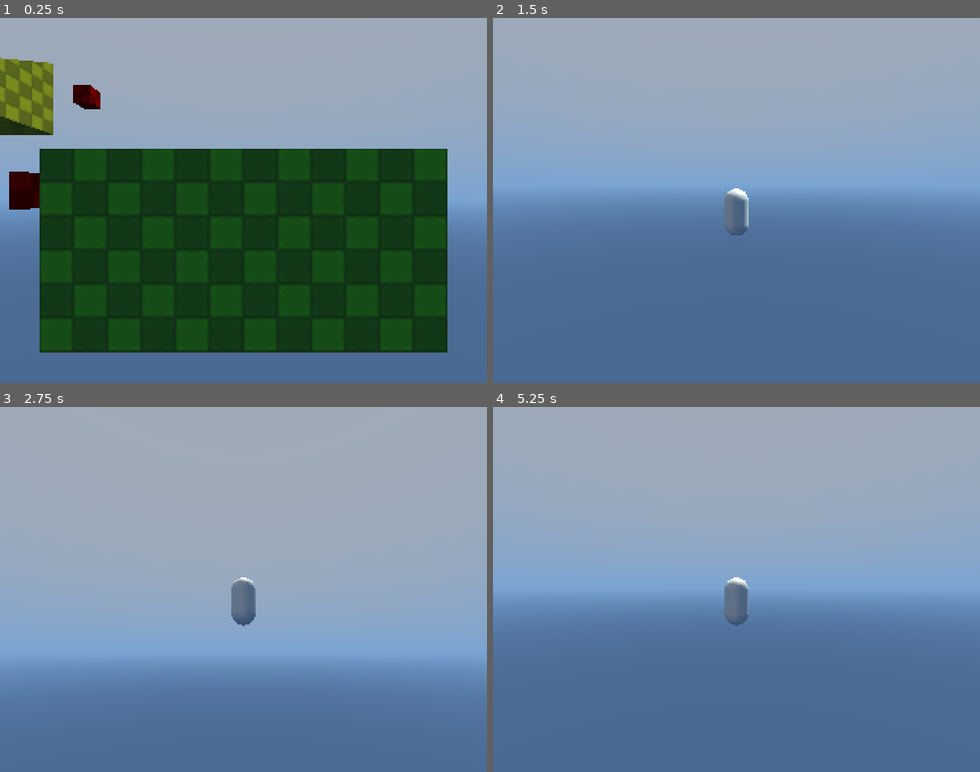
Above: before the commit, frames 1-4 (two rows, left to right).
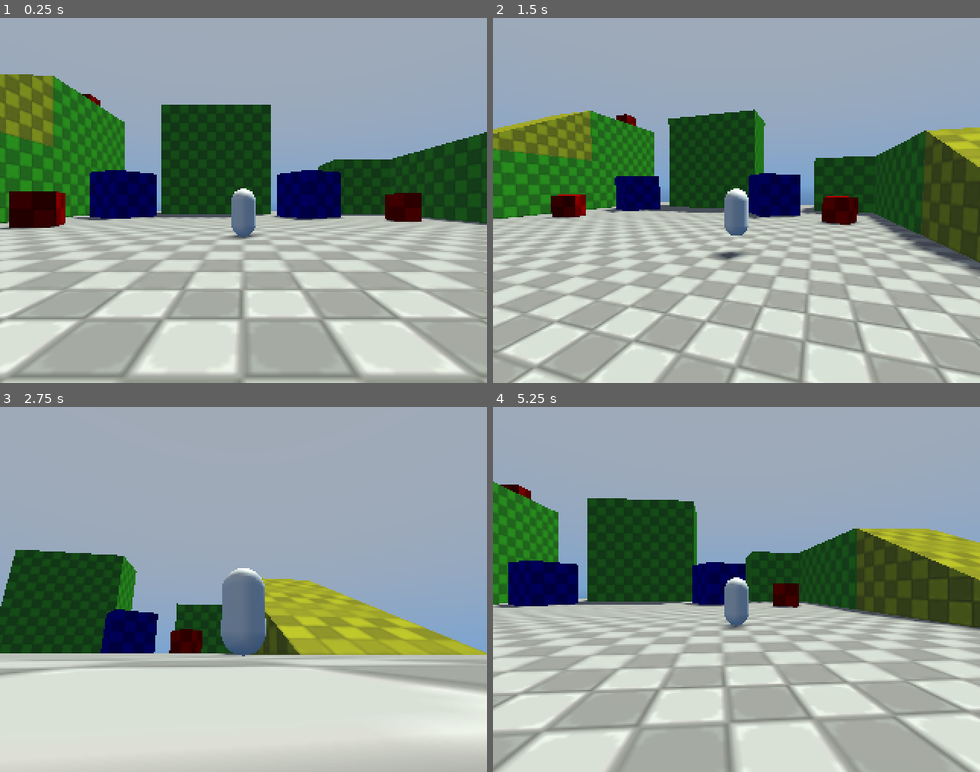
Above: after the commit, the same moments.

Repository: McInteractive23/Shard-Seaker
Game: Godot game, scene res://Levels/Dev Maps/Dev Playground/player_movement.tscn
The game is run twice, just before and just after one commit, with the same random seed, the same clock (stepped at 60 frames per second) and the same inputs.
Inputs (mouse positions are in pixels of both pictures, inside the frame that each line leads up to):
- Up to frame 1 (0.25 s): no input
- Up to frame 2 (1.5 s): move the mouse to (843, 182) at 0.52 s; hold D (Right) 0.53-1.28 s; hold Shift (Sprint) 0.53-1.28 s; click (843, 182) at 0.67 s; tap Space (Jump) at 0.77 s; move the mouse to (639, 218) at 1.27 s; hold S (Backward) from 1.28 s (still down); tap Shift (Sprint) at 1.35 s
- Up to frame 3 (2.75 s): tap Space (Jump) at 1.52 s; move the mouse to (292, 509) at 2.02 s; release S (Backward) at 2.03 s; hold D (Right) from 2.03 s (still down); hold Shift (Sprint) from 2.03 s (still down)
- Up to frame 4 (5.25 s): move the mouse to (712, 662) at 2.77 s; release D (Right) at 2.78 s; release Shift (Sprint) at 2.78 s; hold W (Forward) 2.78-3.53 s; tap Shift (Sprint) at 2.85, 4.35 s; click (712, 662) at 2.92 s; tap Space (Jump) at 3.02, 3.77, 4.52 s; move the mouse to (882, 644) at 3.52 s; hold Shift (Sprint) 3.53-4.28 s; hold A (Left) 3.53-5.03 s; move the mouse to (590, 534) at 4.27 s; move the mouse to (760, 589) at 5.02 s; hold S (Backward) from 5.03 s (still down); hold Shift (Sprint) from 5.03 s (still down); click (760, 589) at 5.17 s

The runs differ from the first frame. In frame 1, 65% of the frame differs, in the area x 0-100%, y 10-100%; in frame 2, 67%, in the area x 0-100%, y 25-100%; in frame 3, 49%; in frame 4, 66%.

Commit message:
Reverting fix

Diff:
--- a/Levels/Dev Maps/Dev Playground/player_movement.tscn
+++ b/Levels/Dev Maps/Dev Playground/player_movement.tscn
@@ -1,7 +1,6 @@
-[gd_scene load_steps=16 format=3 uid="uid://c2ecbnmtmkg4w"]
+[gd_scene load_steps=15 format=3 uid="uid://c2ecbnmtmkg4w"]
 
 [ext_resource type="Texture2D" uid="uid://b6yuw0varxule" path="res://Levels/Dev Maps/Dev Objects/DevSquares.webp" id="1_gcs8w"]
-[ext_resource type="PackedScene" uid="uid://ccjch3pafemjo" path="res://Levels/Dev Maps/Dev Objects/button.tscn" id="1_pvmc8"]
 [ext_resource type="Material" uid="uid://dwe35d6a12p4r" path="res://Levels/Dev Maps/Dev Objects/dev_material.tres" id="2_aacl7"]
 [ext_resource type="PackedScene" uid="uid://v25m8xjsukcb" path="res://Levels/Dev Maps/Dev Objects/red_dev_box.tscn" id="2_pvmc8"]
 [ext_resource type="PackedScene" uid="uid://2lv4tb876p6b" path="res://Levels/Dev Maps/Dev Objects/blue_dev_box.tscn" id="3_aacl7"]
@@ -59,10 +58,6 @@
 directional_shadow_max_distance = 500.0
 
 [node name="Interactions" type="Node" parent="."]
-
-[node name="Buttons" type="Node" parent="Interactions"]
-
-[node name="Button" parent="Interactions/Buttons" instance=ExtResource("1_pvmc8")]
 
 [node name="Mesh" type="Node" parent="."]
 
@@ -188,6 +183,3 @@
 
 [node name="PlayerControler" parent="." instance=ExtResource("7_rjdx8")]
 transform = Transform3D(1, 0, 0, 0, 1, 0, 0, 0, 1, 0, 1, 0)
-
-[node name="Button" parent="." instance=ExtResource("1_pvmc8")]
-transform = Transform3D(1, 0, 0, 0, 1, 0, 0, 0, 1, 0, 0.6, 10.5)
